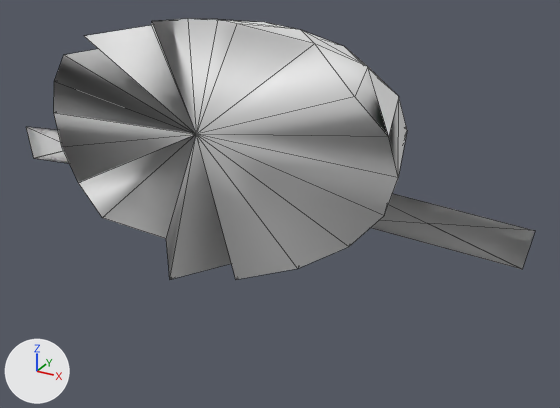
A saved change to the OBJ model assets/meshes/hull_kthaari_tender_frag_2.obj.
One viewpoint serves both versions: a 50 mm camera at (0.848, -0.215, 0.946) aimed at (0.117, 1.115, 0.281). The lights are fixed; the arrows at lower left show +X, +Y and +Z. The first picture is the older version. Mesh edges are drawn as thin lines. Where no turn or scale is listed for an object, it has been applied to the vertices.

Script lines for the objects in view, before the commit:
```python
me_hull_kthaari_tender_frag_2 = bpy.data.meshes.new('hull_kthaari_tender_frag_2')
me_hull_kthaari_tender_frag_2.from_pydata(...)  # 106 vertices, 192 faces; spans x -0.638..0.638, y 0.872..1.53, z 0.186..0.666
# faces by material slot: [160, 32]
me_hull_kthaari_tender_frag_2.materials.append(mat_skin)  # white #e7e7e7
me_hull_kthaari_tender_frag_2.materials.append(mat_interior)  # white #e7e7e7
ob_hull_kthaari_tender_frag_2 = bpy.data.objects.new('hull_kthaari_tender_frag_2', me_hull_kthaari_tender_frag_2)
ob_hull_kthaari_tender_frag_2.location = (0.0, 0.0, 0.0)
```
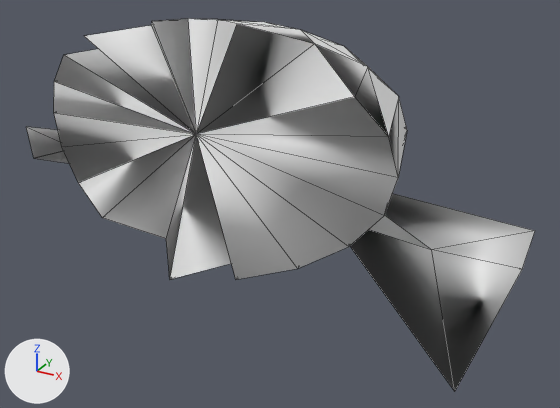
The newer file is also rescaled (x0.996), turned or shifted as a whole; pictures and numbers use the older file's frame.

What differs and where, as boxes [x1, y1, x2, y2] in the pictures (560 x 408 px; the box of a moved part takes in the faces that stretch with it):
'hull_kthaari_tender_frag_2', reshaped (42% taller)
    before: [26, 19, 535, 280]
    after: [26, 19, 535, 391]
part 1 of me_hull_kthaari_tender_frag_2, moved or reshaped
    before: [26, 19, 520, 279]
    after: [26, 19, 522, 391]

Patch to the scene script:
```diff
--- a/assets/meshes/hull_kthaari_tender_frag_2.obj.py
+++ b/assets/meshes/hull_kthaari_tender_frag_2.obj.py
@@ me_hull_kthaari_tender_frag_2 @@
 # used by ob_hull_kthaari_tender_frag_2; location = (0.0, 0.0, 0.0)
-me_hull_kthaari_tender_frag_2.from_pydata(...)  # 106 vertices, 192 faces; spans x -0.638..0.638, y 0.872..1.53, z 0.186..0.666
+me_hull_kthaari_tender_frag_2.from_pydata(...)  # 107 vertices, 194 faces; spans x -0.638..0.638, y 0.717..1.53, z 0.186..0.666
+# me_hull_kthaari_tender_frag_2 part 1
+# 9 faces are deleted
+# 1 vertex moves from x 0.445, y 1.104, z 0.315 to x 0.481, y 1.026, z 0.301
+# 1 vertex is added at (0.625, 0.717, 0.245)
+# 1 new face joins them, mat_skin (white #e7e7e7)
+# 10 new faces join them, mat_interior (white #e7e7e7)
 me_hull_kthaari_tender_frag_2.materials.append(mat_skin)
```
